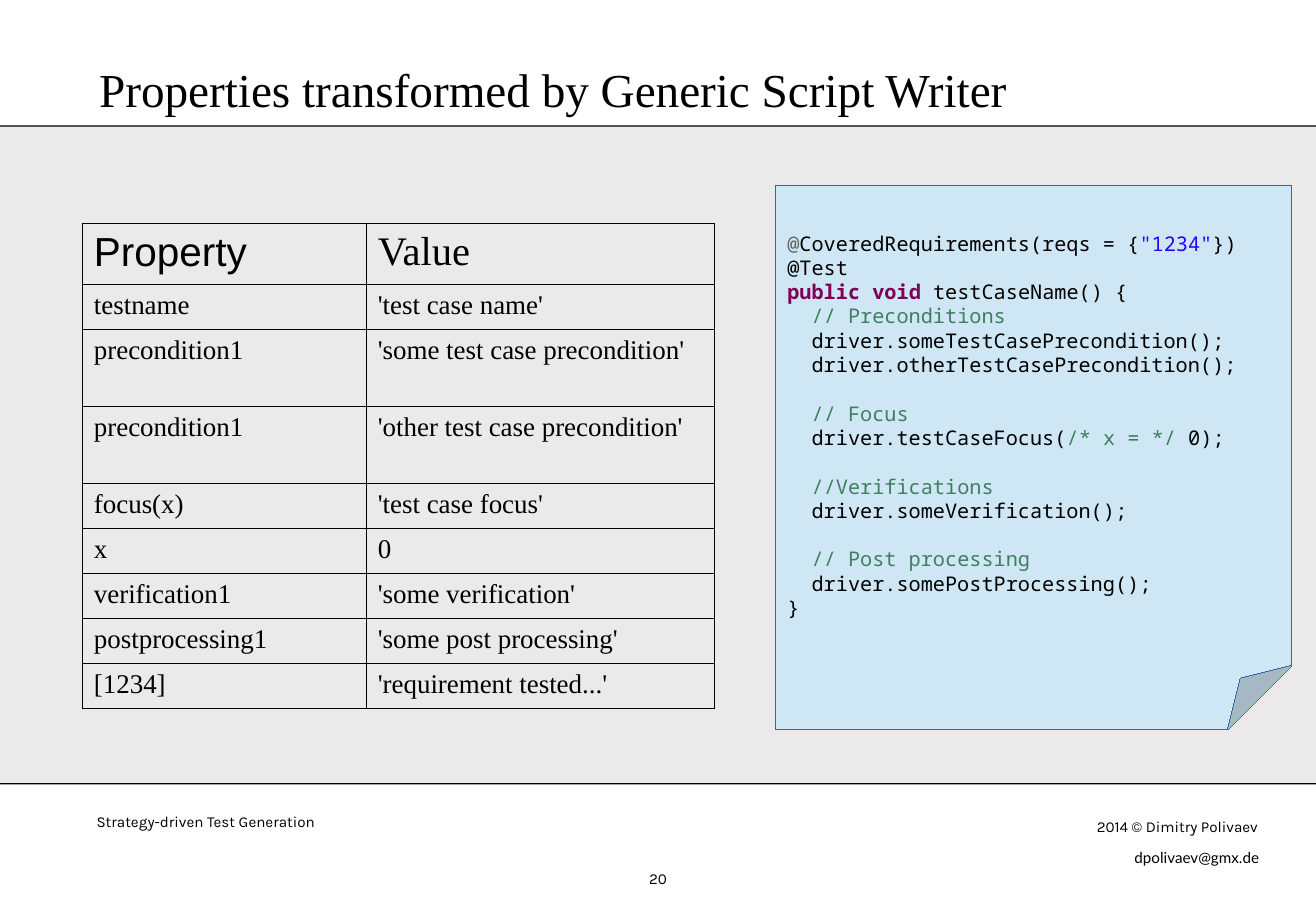
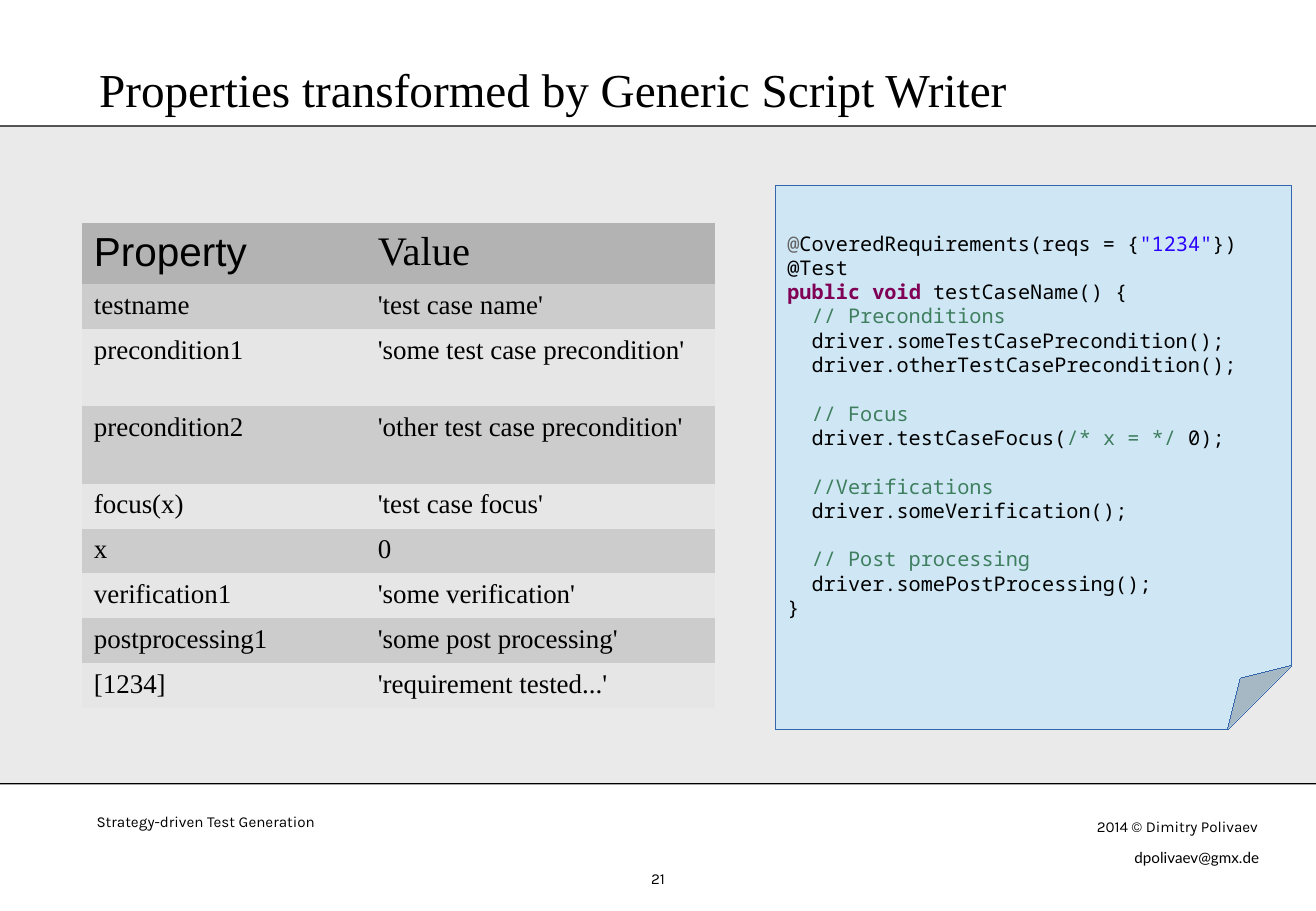
Before and after one commit to dpolivaev/test-generation, a slide deck: slide 21 of doc/StrategyDrivenTestGeneration.odp (slide 20 before the commit). Drawn at 1316x911 pixels with LibreOffice and Linux fonts; fonts in the diff are those of the drawing. Boxes give left, top, right and bottom in pixels: in the first picture for what was removed or moved away, otherwise in the second. Text is boxed around its words. In the diff, an @@ line names an element or a change of style, - is before the commit and + after.

Commit message:
Presentations

```diff
--- a/doc/StrategyDrivenTestGeneration.odp
+++ b/doc/StrategyDrivenTestGeneration.odp
@@ table at (83, 223, 715, 708) @@
-row 4, column 1: precondition1
+row 4, column 1: precondition2
@@ fill none to #B3B3B3 in row 1 @@
@@ fill none to #CCCCCC in 8 cells @@
@@ fill none to #E6E6E6 in 8 cells @@
@@ borders changed @@
@@ page number at (651, 874, 665, 884): text changed @@
-20
+21
```
Also in this commit, not shown: 1 other slide changed, 1 slide added, 1 other file.
